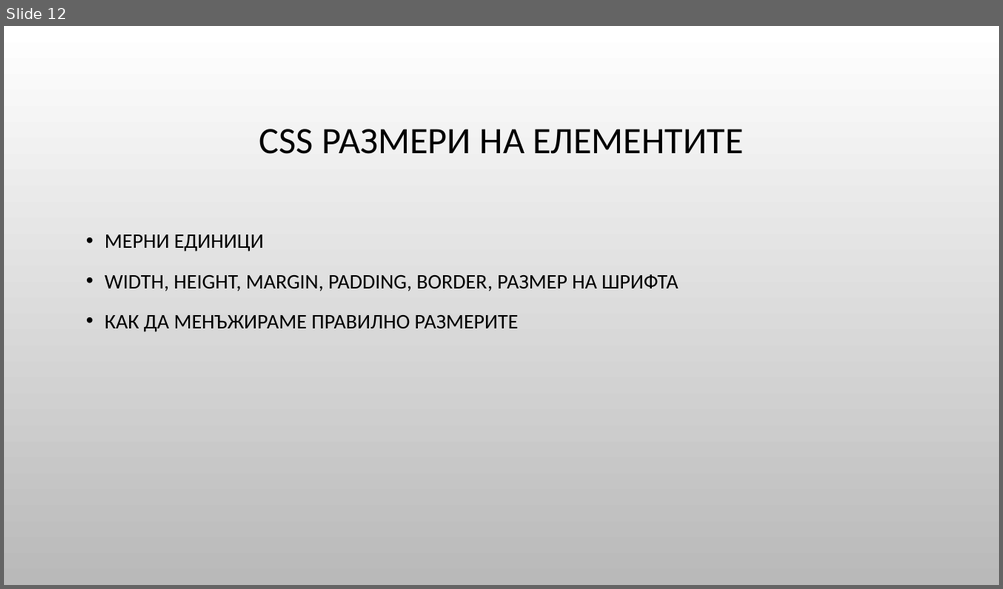
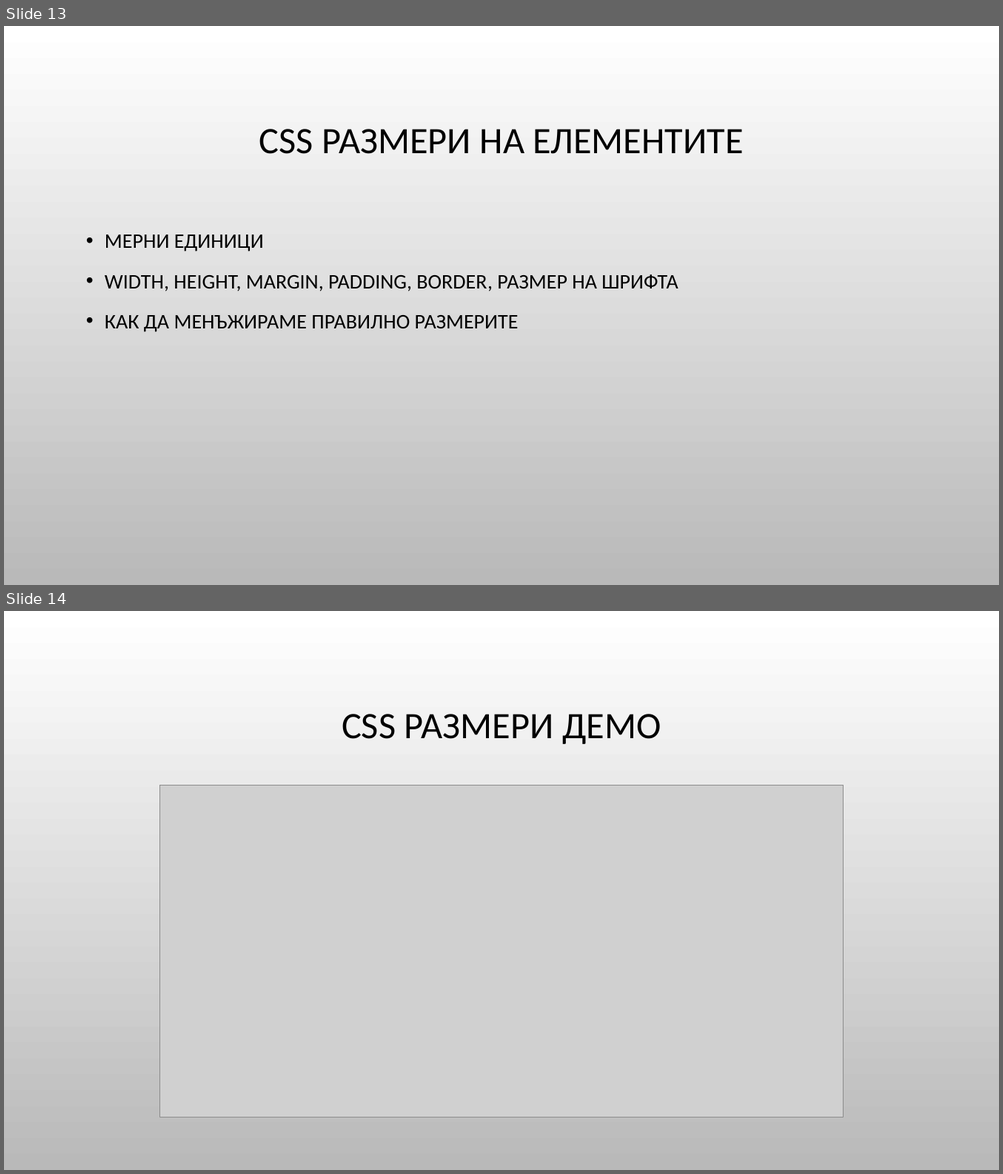
Before and after one commit to Bilyukov/php-mysql-course, a slide deck: 02.css-basics.pptx. Shown one above the other, each under a label of ours: slide 12 before the commit, slides 13 and 14 after it. The pictures are 1003x589 and 1003x1174 pixels, drawn with LibreOffice and Linux fonts; fonts in the diff are those of the drawing; grey boxes stand for pictures; background and template pictures are left out. Boxes give left, top, right and bottom in pixels: in the first picture for what was removed or moved away, otherwise in the second. Text is boxed around its words. In the diff, an @@ line names an element or a change of style, - is before the commit and + after.

```diff
--- a/02.css-basics.pptx
+++ b/02.css-basics.pptx
@@ slide 14 added at <box>4,611,999,1170</box>, background picture (left out) @@
@@ title added at <box>341,714,660,744</box>, 36 pt, text #000000 @@
+CSS РАЗМЕРИ ДЕМО
@@ picture added at <box>160,785,843,1118</box> @@
@@ what was slide 12 is now slide 13 @@
```
Also in this commit, not shown: 5 other slides added, 8 other files.
